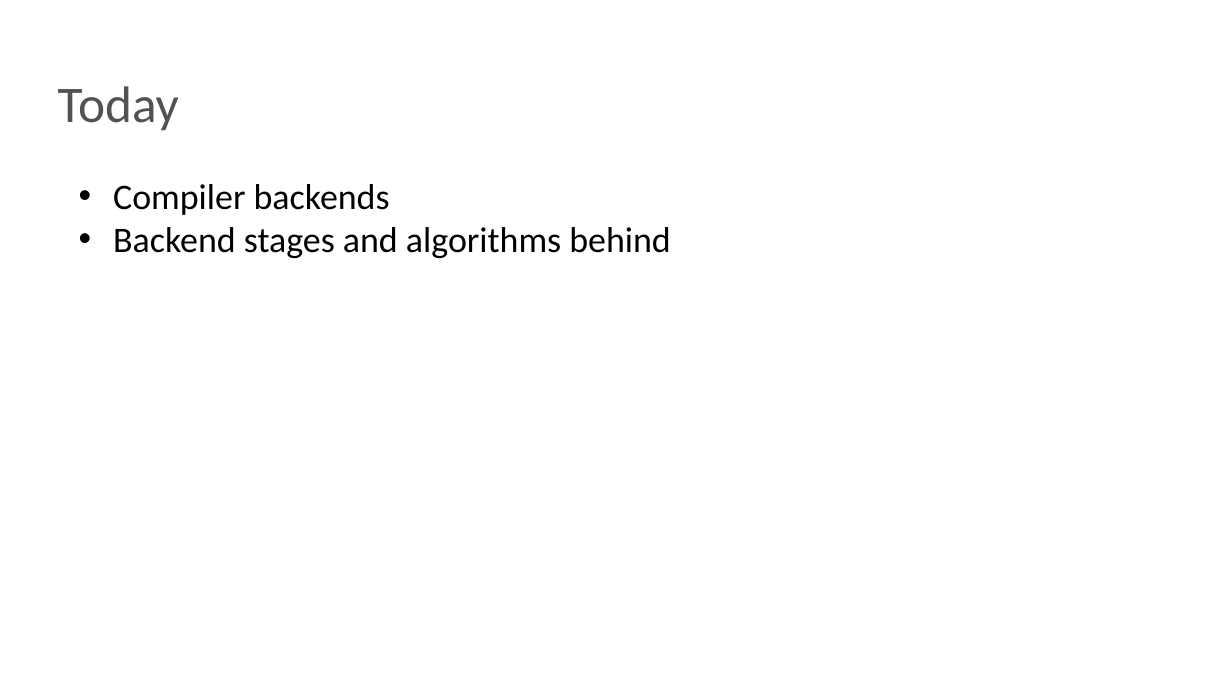
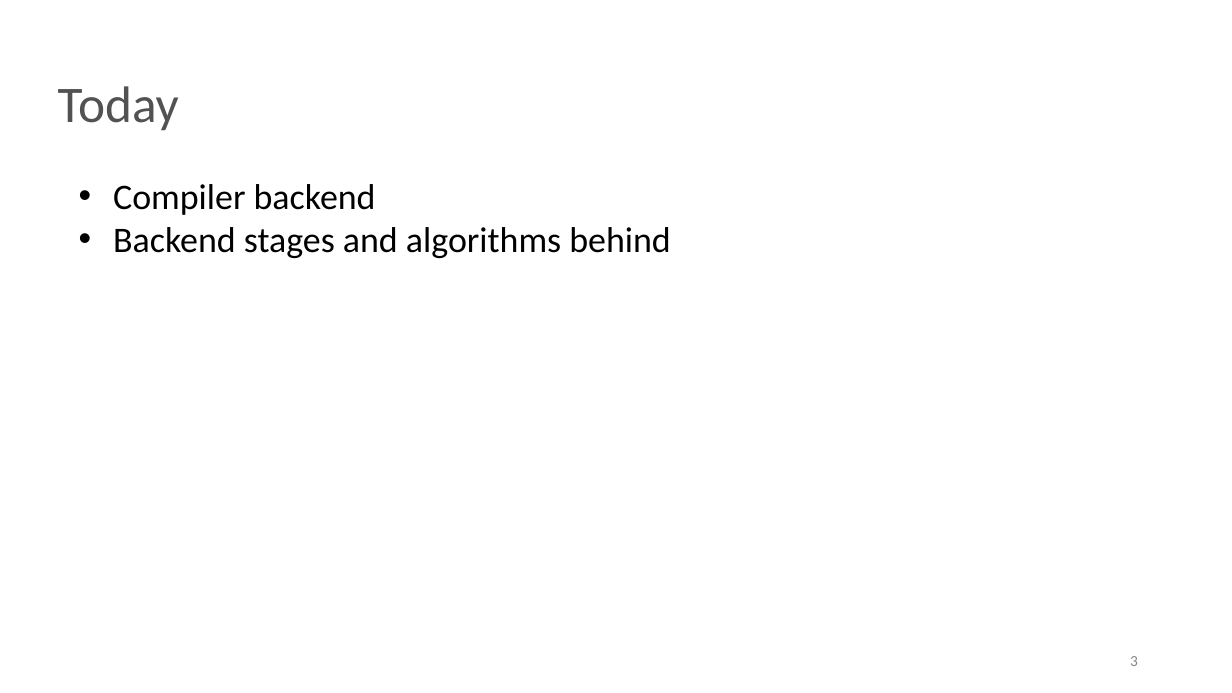
Before and after one commit to NN-complr-tech/Complr-course-lectures, a slide deck: slide 3 of 08-Backends-1.pptx. Drawn at 1232x693 pixels with LibreOffice and Linux fonts; fonts in the diff are those of the drawing. Boxes give left, top, right and bottom in pixels: in the first picture for what was removed or moved away, otherwise in the second. Text is boxed around its words. In the diff, an @@ line names an element or a change of style, - is before the commit and + after.

Commit message:
Add 08-Backends-1 slides (2026)

```diff
--- a/08-Backends-1.pptx
+++ b/08-Backends-1.pptx
@@ text at <box>113,184,376,215</box>: text changed @@
-• Compiler backends
+• Compiler backend
@@ page number added at <box>1130,656,1138,666</box>, 12 pt, text #888888 @@
+3
```
Also in this commit, not shown: 28 other slides changed, 9 slides added, 1 slide removed.
